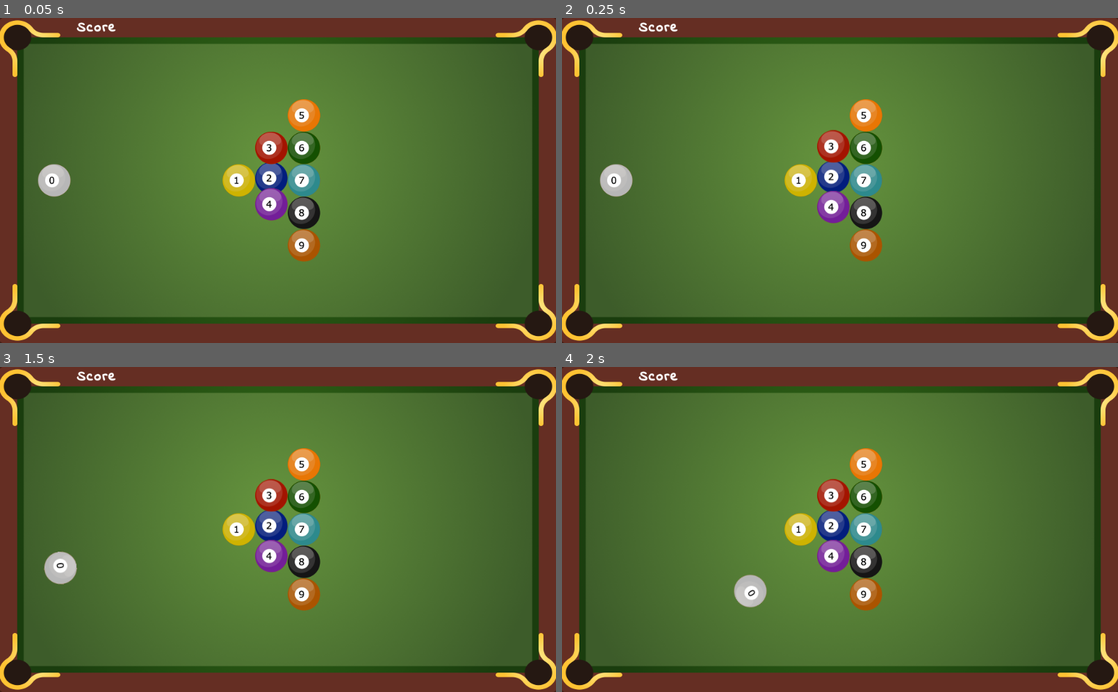
Above: before the commit, frames 1-4 (two rows, left to right).
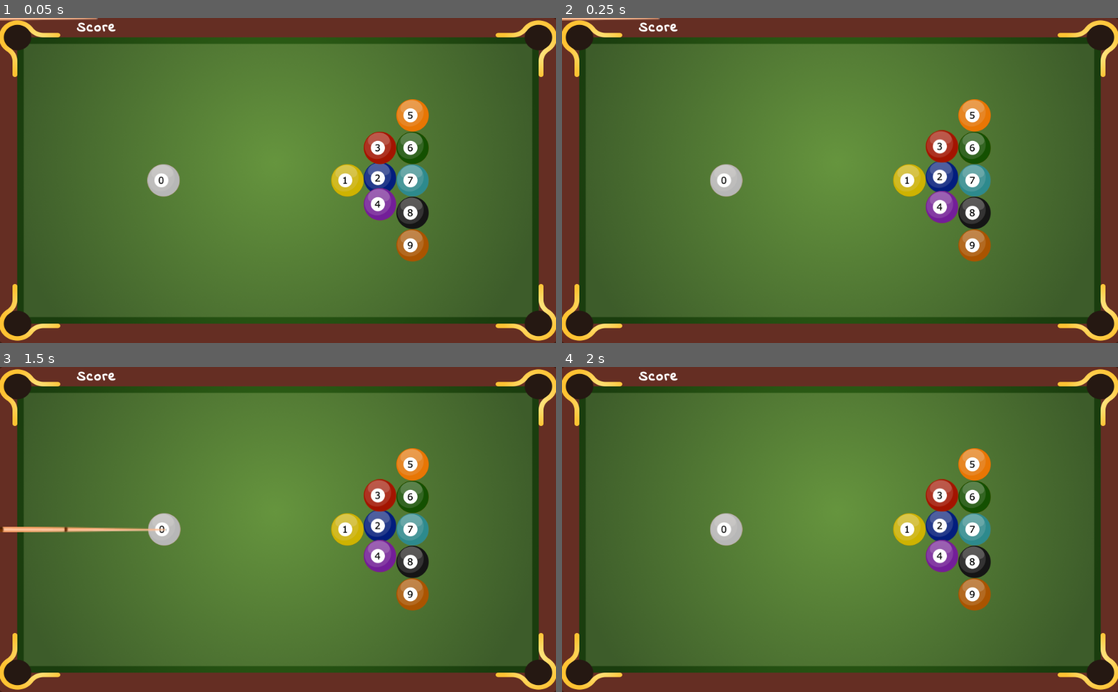
Above: after the commit, the same moments.

Repository: AlbertoPachecoDev/Fisica2D
Game: Godot game, scene res://Main.tscn
The game is run twice, just before and just after one commit, with the same random seed, the same clock (stepped at 60 frames per second) and the same inputs.
Inputs (mouse positions are in pixels of both pictures, inside the frame that each line leads up to):
- Up to frame 1 (0.05 s): no input
- Up to frame 2 (0.25 s): no input
- Up to frame 3 (1.5 s): tap Enter at 0.5 s; move the mouse to (400, 513) at 0.52 s; press the mouse at (400, 513) at 0.53 s; tap Space at 1.25 s; move the mouse to (166, 545) at 1.27 s; release the mouse at (166, 545) at 1.28 s; click (166, 545) at 1.35 s
- Up to frame 4 (2 s): no input

The runs differ from the first frame. In frame 1, 9.1% of the frame differs, in the area x 0-78%, y 0-75%; in frame 2, 9.2%; in frame 3, 9.5%, in the area x 0-78%, y 25-75%; in frame 4, 9.1%.
Error after the commit: Invalid get index 'position' (on base: 'InputEventKey'). (res://Global.gd:70)

Commit message:
Ver. 0.4 Taco
Física y mouse-dragging del taco.
Frenado de bolas con timers/señales

Diff:
--- a/Global.gd
+++ b/Global.gd
@@ -1,4 +1,7 @@
 extends Node2D
+
+signal reset()
+signal damp(count)
 
 const Balls = [
 	 preload("res://images/0.png"),
@@ -13,21 +16,29 @@
 	 preload("res://images/9.png"),
 ]
 const POS = [
-	Vector2(100,300), Vector2(440,300),
-	Vector2(500,300), Vector2(500,240),
-	Vector2(500,340), Vector2(560,180),
-	Vector2(560,240), Vector2(560,300),
-	Vector2(560,360), Vector2(560,420)
+	Vector2(300,300), Vector2(640,300),
+	Vector2(700,300), Vector2(700,240),
+	Vector2(700,340), Vector2(760,180),
+	Vector2(760,240), Vector2(760,300),
+	Vector2(760,360), Vector2(760,420)
 ]
+const MxDampCnt = 14
 var screenH
 var screenW
 var level = 1
 var score = 0
 var mouse_start = null
-var count_mv = 0
 var ball0 = null
 var dragging = false
 var drag_start = Vector2()
+var wtaco
+var pos1
+var pos2
+var dir
+var count_damp = 0
+onready var cue = preload("res://taco.tscn")
+var taco = null
+
 
 func _ready():
 	var scr = get_viewport_rect().size
@@ -35,21 +46,71 @@
 	screenH = scr.y
 	randomize()
 	z_index = 1
+	reset()
+
+func reset():
+	count_damp = 0
+	taco = cue.instance()
+	wtaco = taco.width() #$taco2.texture.get_width()
+	taco.set_position(Vector2(100,300))
+	taco.visible = false
+	$taco2.visible = true
+	add_child(taco)
+	dragging = false
+	emit_signal("reset")
 
 func _input(event):
 	if Input.is_action_pressed("ui_cancel"):
 		get_tree().quit()
-	if event.is_action_pressed("click") and not dragging:
+	if ball0 == null: return
+	if count_damp != 0: return # freeze cue is balls are rolling
+	if taco == null: return
+	if dragging: # dragging
+		var x0 = drag_start.x
+		pos2 = Vector2(x0 - wtaco - (event.position.x - x0) / 4, ball0.position.y)
+		$taco2.set_position(pos2)
+	if event.is_action_pressed("click") and not dragging: # start
 		dragging = true
-		drag_start = get_global_mouse_position()
-	if event.is_action_released("click") and dragging:
+		drag_start = event.position
+		pos1 = Vector2(drag_start.x-wtaco, ball0.position.y)
+		taco.set_position(pos1)
+		$taco2.set_position(pos1)
+		$taco2.visible = true
+	if event.is_action_released("click") and dragging: # end
 		dragging = false
-		var drag_end = get_global_mouse_position()
-		var dir = drag_end - drag_start
-		ball0.impulse(dir * 4)
+		var drag_end = event.position
+		dir = drag_end - drag_start
+		#  $taco.impulse(dir*4)
+		var tween = get_node("taco2/tween")
+		tween.interpolate_property($taco2,'position',pos2,pos1,0.25,Tween.TRANS_LINEAR,Tween.EASE_OUT)
+		tween.start()
 
 func drop_hole(ball):
-	if ball.id != 0:
+	if ball.name[0]== "b" and ball.id!=0:
 		score += 100
 		$label.text = "Score: " + str(score)
 	$hole.play()
+
+func _on_tween_tween_all_completed():
+	$taco2.visible = false
+	taco.visible = true
+	#ball0.impulse(dir * 4)
+	taco.impulse(dir * 6)
+	$del_cue.start()
+
+func _on_del_cue_timeout():
+	$start_damp.start()
+	taco.queue_free()
+
+func _on_friction_timeout():
+	count_damp = 1
+	emit_signal("damp", count_damp)
+	$inc_damp.start()
+
+func _on_inc_damp_timeout():
+	count_damp += 1
+	if count_damp < MxDampCnt:
+		emit_signal("damp", count_damp)
+	else:
+		$inc_damp.stop()
+		reset()
--- a/Global.tscn
+++ b/Global.tscn
@@ -1,8 +1,10 @@
-[gd_scene load_steps=4 format=2]
+[gd_scene load_steps=6 format=2]
 
 [ext_resource path="res://fonts/score.tres" type="DynamicFont" id=1]
 [ext_resource path="res://Global.gd" type="Script" id=2]
 [ext_resource path="res://audio/drop.wav" type="AudioStream" id=3]
+[ext_resource path="res://images/taco.png" type="Texture" id=4]
+[ext_resource path="res://taco.tscn" type="PackedScene" id=5]
 
 [node name="global" type="Node2D"]
 script = ExtResource( 2 )
@@ -19,3 +21,29 @@
 
 [node name="hole" type="AudioStreamPlayer2D" parent="."]
 stream = ExtResource( 3 )
+
+[node name="taco2" type="Sprite" parent="."]
+visible = false
+scale = Vector2( 2, 2 )
+texture = ExtResource( 4 )
+
+[node name="tween" type="Tween" parent="taco2"]
+
+[node name="taco" parent="." instance=ExtResource( 5 )]
+visible = false
+
+[node name="del_cue" type="Timer" parent="."]
+wait_time = 0.25
+one_shot = true
+
+[node name="start_damp" type="Timer" parent="."]
+wait_time = 5.0
+one_shot = true
+
+[node name="inc_damp" type="Timer" parent="."]
+wait_time = 0.5
+
+[connection signal="tween_all_completed" from="taco2/tween" to="." method="_on_tween_tween_all_completed"]
+[connection signal="timeout" from="del_cue" to="." method="_on_del_cue_timeout"]
+[connection signal="timeout" from="start_damp" to="." method="_on_friction_timeout"]
+[connection signal="timeout" from="inc_damp" to="." method="_on_inc_damp_timeout"]
--- a/Main.gd
+++ b/Main.gd
@@ -10,6 +10,8 @@
 			b.mass += 2
 		b.id = i
 		b.name = "ball" + str(i)
+		# b.add_to_group("balls")
+		# get_tree().call_group("balls", "reset")
 		b.set_position(Global.POS[i])
 		b.get_node("sprite").set_texture(Global.Balls[i])
 		add_child(b)
--- a/ball.gd
+++ b/ball.gd
@@ -4,6 +4,16 @@
 
 func _ready():
 	gravity_scale = 0.0
+	reset()
+	# warning-ignore:return_value_discarded
+	Global.connect("reset", self, "reset")
+	# warning-ignore:return_value_discarded
+	Global.connect("damp", self, "update_damp")
+
+func reset():
+	angular_damp = -0.2
+	linear_damp = -0.5
+	sleeping = false
 
 func impulse(amount):
 	self.apply_central_impulse(amount)
@@ -15,6 +25,12 @@
 		var mag = self.linear_velocity.abs().length()
 		mag = clamp(mag, 10, 500)
 		var db = range_lerp(mag, 500, 10, 1, -40)
-		#print(mag,"  ",db)
 		$sound.volume_db = db
 		$sound.play()
+
+func update_damp(count):
+	if linear_velocity.length() <= 3.0 or count >= Global.MxDampCnt:
+		sleeping = true
+		#print("stopped "+str(id))
+	linear_damp  += 0.2
+	angular_damp += 0.1
--- a/ball.tscn
+++ b/ball.tscn
@@ -13,13 +13,13 @@
 
 [node name="ball" type="RigidBody2D"]
 collision_layer = 2
-collision_mask = 3
+collision_mask = 7
 physics_material_override = SubResource( 1 )
 gravity_scale = 0.0
 contacts_reported = 1
 contact_monitor = true
 linear_damp = -0.5
-angular_damp = -0.1
+angular_damp = -0.2
 script = ExtResource( 2 )
 
 [node name="sprite" type="Sprite" parent="."]
--- a/project.godot
+++ b/project.godot
@@ -30,6 +30,7 @@
 
 2d_physics/layer_1="table"
 2d_physics/layer_2="ball"
+2d_physics/layer_3="cue"
 
 [physics]
 
--- /dev/null
+++ b/taco.gd
@@ -0,0 +1,11 @@
+extends RigidBody2D
+
+func _ready():
+	gravity_scale = 0.0
+
+func width():
+	return $sprite.texture.get_width()
+
+func impulse(amount):
+	apply_central_impulse(amount)
+	#set_axis_velocity(amount)
--- /dev/null
+++ b/taco.tscn
@@ -0,0 +1,31 @@
+[gd_scene load_steps=5 format=2]
+
+[ext_resource path="res://images/taco.png" type="Texture" id=1]
+[ext_resource path="res://taco.gd" type="Script" id=2]
+
+[sub_resource type="PhysicsMaterial" id=1]
+bounce = 0.5
+
+[sub_resource type="RectangleShape2D" id=2]
+extents = Vector2( 10, 2.57555 )
+
+[node name="taco" type="RigidBody2D"]
+collision_layer = 4
+collision_mask = 2
+mass = 1.5
+physics_material_override = SubResource( 1 )
+contact_monitor = true
+script = ExtResource( 2 )
+__meta__ = {
+"_edit_group_": true
+}
+
+[node name="sprite" type="Sprite" parent="."]
+scale = Vector2( 2, 2 )
+texture = ExtResource( 1 )
+
+[node name="CollisionShape2D" type="CollisionShape2D" parent="."]
+position = Vector2( 170.052, 0.999992 )
+shape = SubResource( 2 )
+
+[connection signal="body_entered" from="." to="." method="_on_taco_body_entered"]
Binary file added: images/taco.png
Not shown, added: images/taco.png.import
